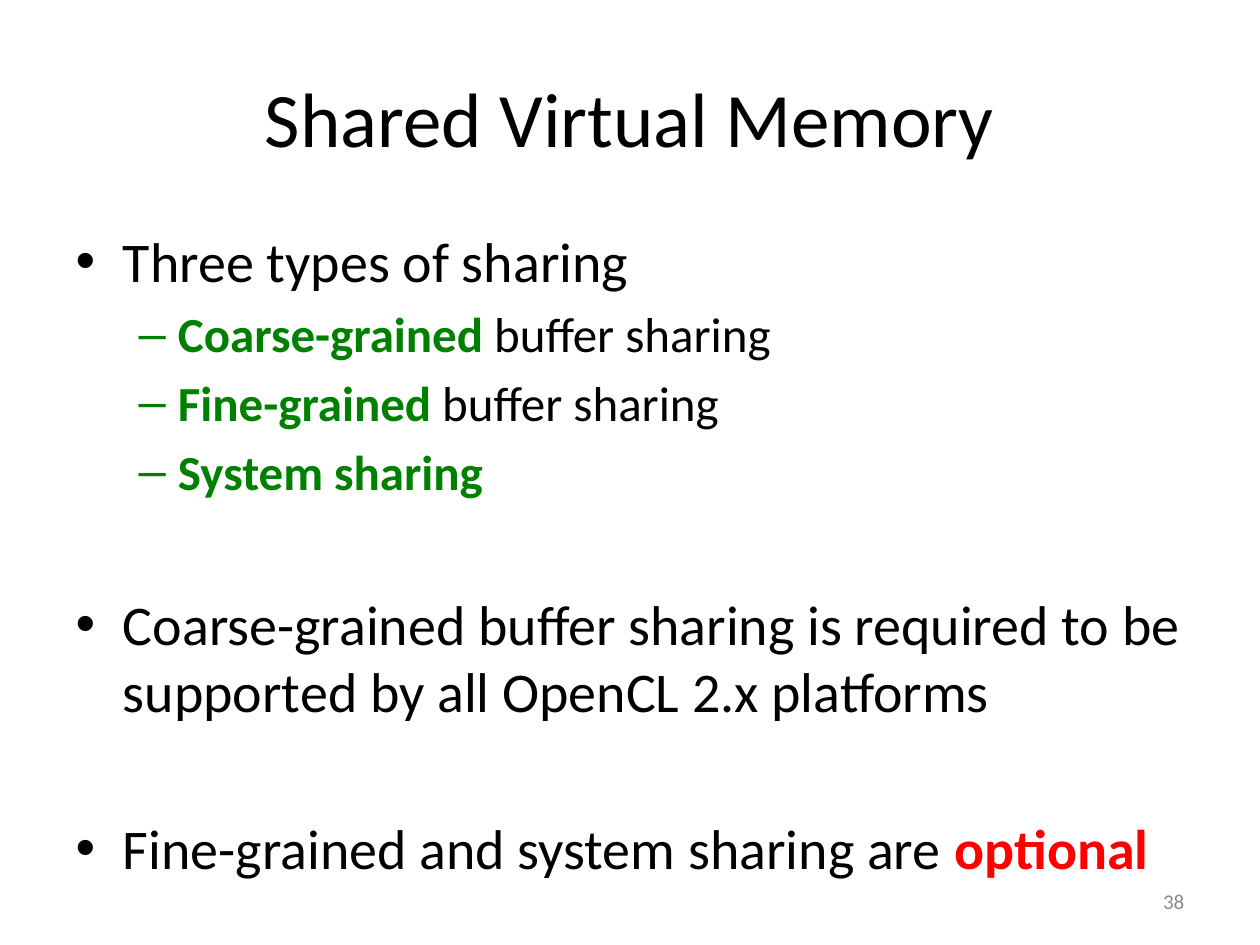
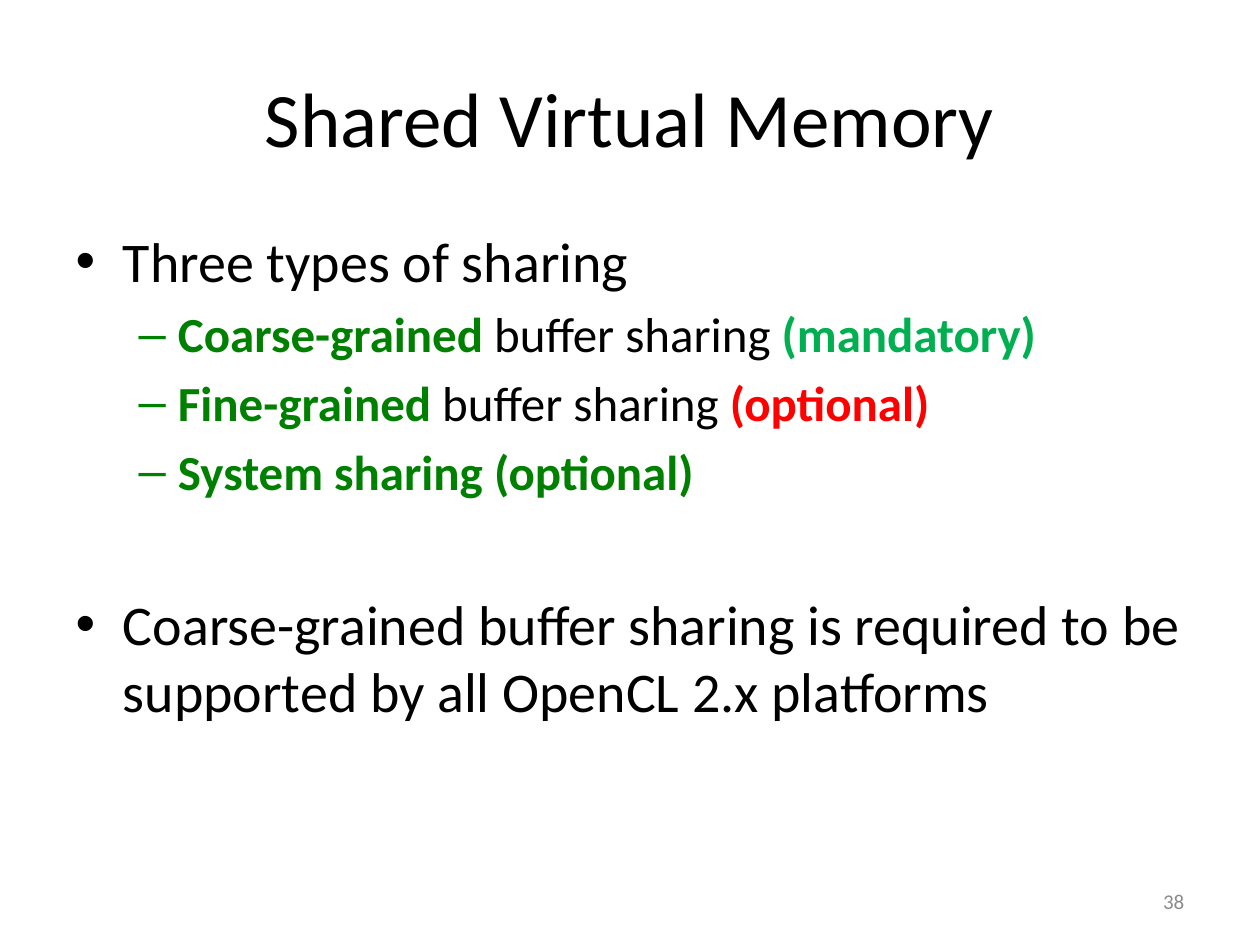
Before and after one commit to UoB-HPC/opencl-training-slides, a slide deck: slide 38 of advanced_part1.pptx. Drawn at 1260x945 pixels with LibreOffice and Linux fonts; fonts in the diff are those of the drawing. Boxes give left, top, right and bottom in pixels: in the first picture for what was removed or moved away, otherwise in the second. Text is boxed around its words. In the diff, an @@ line names an element or a change of style, - is before the commit and + after.

```diff
--- a/advanced_part1.pptx
+++ b/advanced_part1.pptx
@@ text at bbox=[178, 316, 1036, 499]: text changed @@
-  – Coarse-grained buffer sharing
-  – Fine-grained buffer sharing
-  – System sharing
+  – Coarse-grained buffer sharing (mandatory)
+  – Fine-grained buffer sharing (optional)
+  – System sharing (optional)
@@ text at bbox=[123, 829, 1149, 879]: paragraph removed @@
-• Fine-grained and system sharing are optional
```
Also in this commit, not shown: 7 other slides changed, 1 other file.
